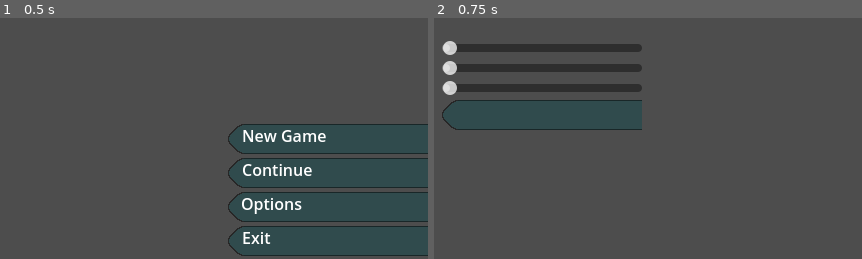
Above: before the commit, frames 1-2 (left to right).
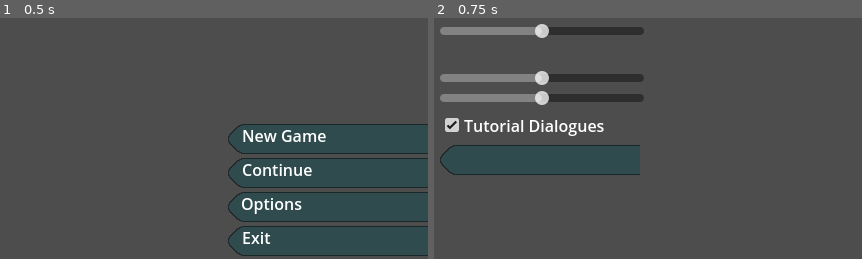
Above: after the commit, the same moments.

Repository: mzbrubak/Godot-Wild-Jam-74
Game: Godot game, scene res://main_menu.tscn
Same seed, same stepped clock (60 frames per second), same inputs: the game is played once before the commit and once after it.
Inputs:
- Up to frame 1 (0.5 s): no input
- Up to frame 2 (0.75 s): click "Options" at 0.5 s

Frame 1 is identical in both runs. In frame 2, 21% of the frame differs, in the area x 1-50%, y 2-66%.

Commit message:
Menu functions more
Settings persist on closing and reopening game, still need good labeling and implementation of settings

Diff:
--- a/options_from_title.gd
+++ b/options_from_title.gd
@@ -1,5 +1,23 @@
 extends Node
 
+func _ready():
+	$"VBoxContainer/Master Volume".value=Settings.mastervolume;
+	$"VBoxContainer/Music Volume".value=Settings.musicvolume;
+	$"VBoxContainer/SFX Volume".value=Settings.sfxvolume;
+	$"VBoxContainer/Tutorial Dialogues".button_pressed=Settings.tutorialmessages;
 
 func _on_back_button_pressed():
-	get_tree().change_scene_to_file("res://main_menu.tscn")
+	Settings.savechanges();
+	get_tree().change_scene_to_file("res://main_menu.tscn");
+
+func _on_master_volume_value_changed(value):
+	Settings.mastervolume=value;
+
+func _on_music_volume_value_changed(value):
+	Settings.musicvolume=value;
+
+func _on_sfx_volume_value_changed(value):
+	Settings.sfxvolume=value;
+
+func _on_tutorial_dialogues_toggled(toggled_on):
+	Settings.tutorialmessages=toggled_on;
--- a/options_from_title.tscn
+++ b/options_from_title.tscn
@@ -23,17 +23,40 @@
 [node name="Resolution Selection" type="MenuButton" parent="VBoxContainer"]
 layout_mode = 2
 
+[node name="Label" type="Label" parent="VBoxContainer"]
+layout_mode = 2
+
 [node name="Master Volume" type="HSlider" parent="VBoxContainer"]
+layout_mode = 2
+value = 100.0
+
+[node name="Label2" type="Label" parent="VBoxContainer"]
 layout_mode = 2
 
 [node name="Music Volume" type="HSlider" parent="VBoxContainer"]
 layout_mode = 2
+value = 100.0
 
 [node name="SFX Volume" type="HSlider" parent="VBoxContainer"]
 layout_mode = 2
+value = 100.0
 
-[node name="Back Button" type="TextureButton" parent="VBoxContainer"]
+[node name="Tutorial Dialogues" type="CheckBox" parent="VBoxContainer"]
+layout_mode = 2
+text = "Tutorial Dialogues"
+
+[node name="HBoxContainer" type="HBoxContainer" parent="VBoxContainer"]
+layout_mode = 2
+
+[node name="Back Button" type="TextureButton" parent="VBoxContainer/HBoxContainer"]
 layout_mode = 2
 texture_normal = ExtResource("2_0xt7r")
 
-[connection signal="pressed" from="VBoxContainer/Back Button" to="." method="_on_back_button_pressed"]
+[node name="TextureButton" type="TextureButton" parent="VBoxContainer/HBoxContainer"]
+layout_mode = 2
+
+[connection signal="value_changed" from="VBoxContainer/Master Volume" to="." method="_on_master_volume_value_changed"]
+[connection signal="value_changed" from="VBoxContainer/Music Volume" to="." method="_on_music_volume_value_changed"]
+[connection signal="value_changed" from="VBoxContainer/SFX Volume" to="." method="_on_sfx_volume_value_changed"]
+[connection signal="toggled" from="VBoxContainer/Tutorial Dialogues" to="." method="_on_tutorial_dialogues_toggled"]
+[connection signal="pressed" from="VBoxContainer/HBoxContainer/Back Button" to="." method="_on_back_button_pressed"]
--- a/project.godot
+++ b/project.godot
@@ -15,6 +15,10 @@
 config/features=PackedStringArray("4.2", "Forward Plus")
 config/icon="res://icon.svg"
 
+[autoload]
+
+Settings="*res://settings.gd"
+
 [display]
 
 window/size/viewport_width=640
--- /dev/null
+++ b/settings.gd
@@ -0,0 +1,27 @@
+extends Node
+var resolution=0;#this is going to be retooled at some point
+var mastervolume:float=50;
+var musicvolume:float=50;
+var sfxvolume:float=50;
+var tutorialmessages:bool=true
+#on start, attempt to read setting values from a config.ini file.  If such file does not exist, sets default settings
+func _ready():
+	var config=ConfigFile.new();
+	var err = config.load("user://settings.ini");
+	if err!=OK:
+		#guess you're stuck with the built-in defaults!  congrats on first boot-up
+		return
+	resolution=config.get_value("Video","resolution");
+	mastervolume=config.get_value("Audio","mastervolume",50);
+	musicvolume=config.get_value("Audio","musicvolume",50);
+	sfxvolume=config.get_value("Audio","sfxvolume",50);
+	tutorialmessages=config.get_value("Gameplay","tutorialmessages",true);
+
+func savechanges():
+	var config=ConfigFile.new()
+	config.set_value("Video","resolution",resolution);
+	config.set_value("Audio","mastervolume",mastervolume);
+	config.set_value("Audio","musicvolume",musicvolume);
+	config.set_value("Audio","sfxvolume",sfxvolume);
+	config.set_value("Gameplay","tutorialmessages",tutorialmessages);
+	config.save("user://settings.ini");
